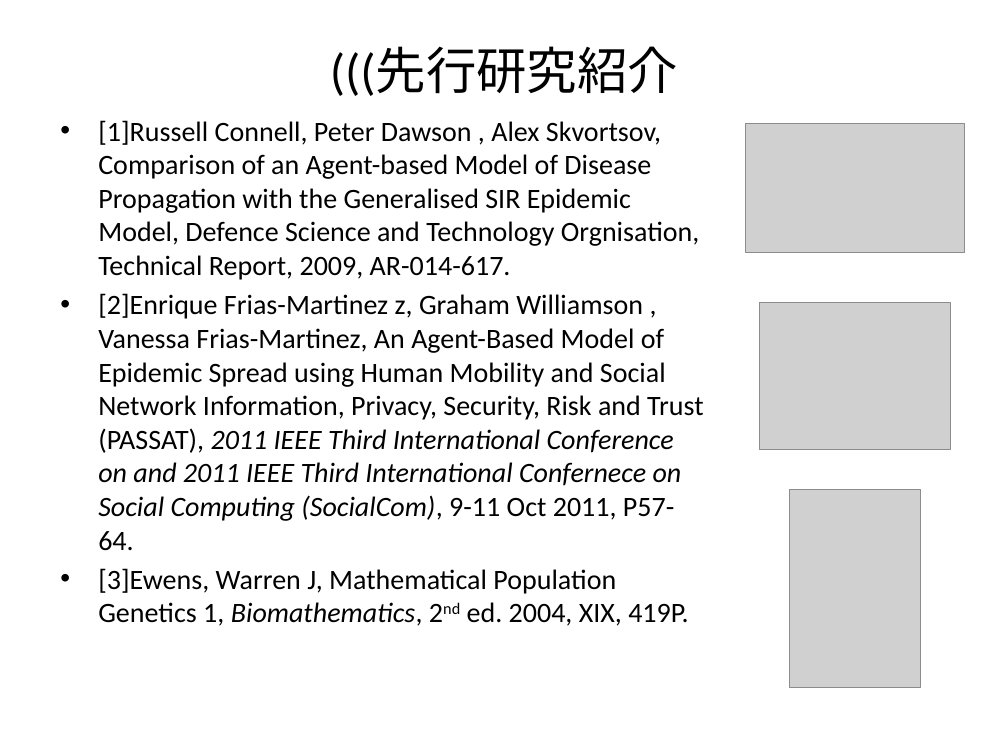
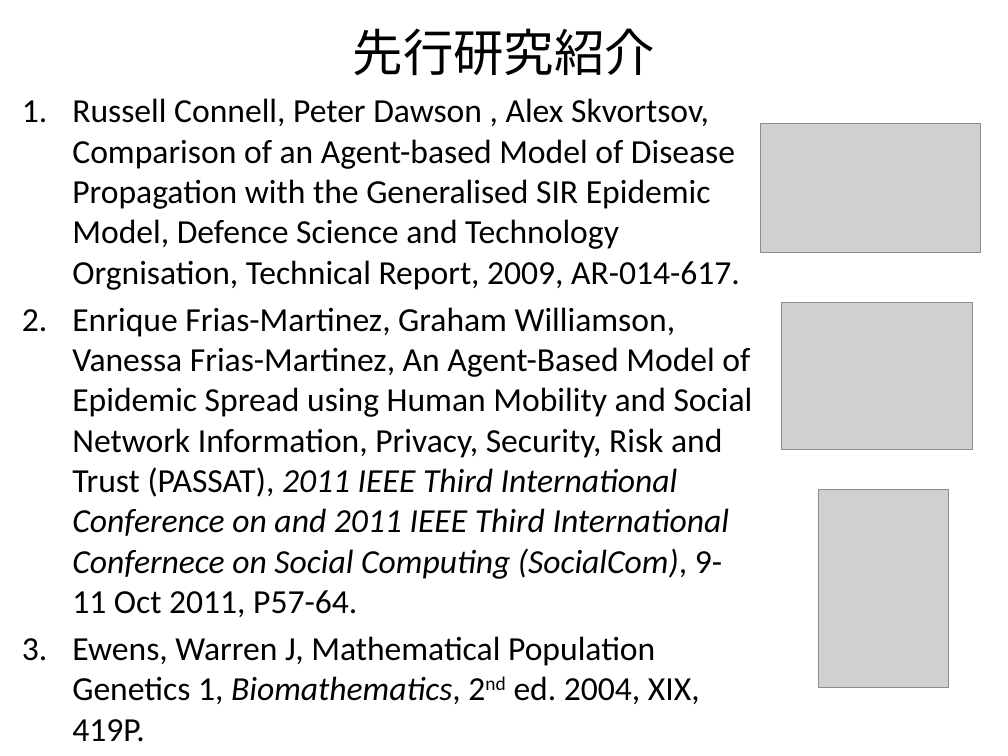
Before and after one commit to nkud/Research-BB, a slide deck: slide 5 of PPT/卒業研究.pptx. Drawn at 1008x756 pixels with LibreOffice and Linux fonts; fonts in the diff are those of the drawing; grey boxes stand for pictures. Boxes give left, top, right and bottom in pixels: in the first picture for what was removed or moved away, otherwise in the second. Text is boxed around its words. In the diff, an @@ line names an element or a change of style, - is before the commit and + after.

```diff
--- a/PPT/卒業研究.pptx
+++ b/PPT/卒業研究.pptx
@@ title at bbox=[353, 28, 655, 76]: text changed @@
-(((先行研究紹介
+先行研究紹介
@@ text at bbox=[72, 98, 753, 666]: text changed; size 20 to 24 pt @@
-• [1]Russell Connell, Peter Dawson , Alex Skvortsov, Comparison of an Agent-based Model of Disease Propagation with the Generalised SIR Epidemic Model, Defence Science and Technology Orgnisation, Technical Report, 2009, AR-014-617.
-• [2]Enrique Frias-Martinez z, Graham Williamson , Vanessa Frias-Martinez, An Agent-Based Model of Epidemic Spread using Human Mobility and Social Network Information, Privacy, Security, Risk and Trust (PASSAT), 2011 IEEE Third International Conference on and 2011 IEEE Third International Confernece on Social Computing (SocialCom), 9-11 Oct 2011, P57-64.
-• [3]Ewens, Warren J, Mathematical Population Genetics 1, Biomathematics, 2nd ed. 2004, XIX, 419P.
+1. Russell Connell, Peter Dawson , Alex Skvortsov, Comparison of an Agent-based Model of Disease Propagation with the Generalised SIR Epidemic Model, Defence Science and Technology Orgnisation, Technical Report, 2009, AR-014-617.
+2. Enrique Frias-Martinez, Graham Williamson, Vanessa Frias-Martinez, An Agent-Based Model of Epidemic Spread using Human Mobility and Social Network Information, Privacy, Security, Risk and Trust (PASSAT), 2011 IEEE Third International Conference on and 2011 IEEE Third International Confernece on Social Computing (SocialCom), 9-11 Oct 2011, P57-64.
+3. Ewens, Warren J, Mathematical Population Genetics 1, Biomathematics, 2nd ed. 2004, XIX, 419P.
@@ picture: place and size @@
-picture at bbox=[745, 124, 965, 253]
+picture at bbox=[761, 124, 981, 253]
@@ picture: place and size @@
-picture at bbox=[760, 302, 951, 450]
+picture at bbox=[782, 302, 973, 450]
@@ picture: place and size @@
-picture at bbox=[789, 490, 919, 687]
+picture at bbox=[818, 490, 949, 687]
```
Also in this commit, not shown: 5 other slides changed, 3 slides added, 1 slide removed.
